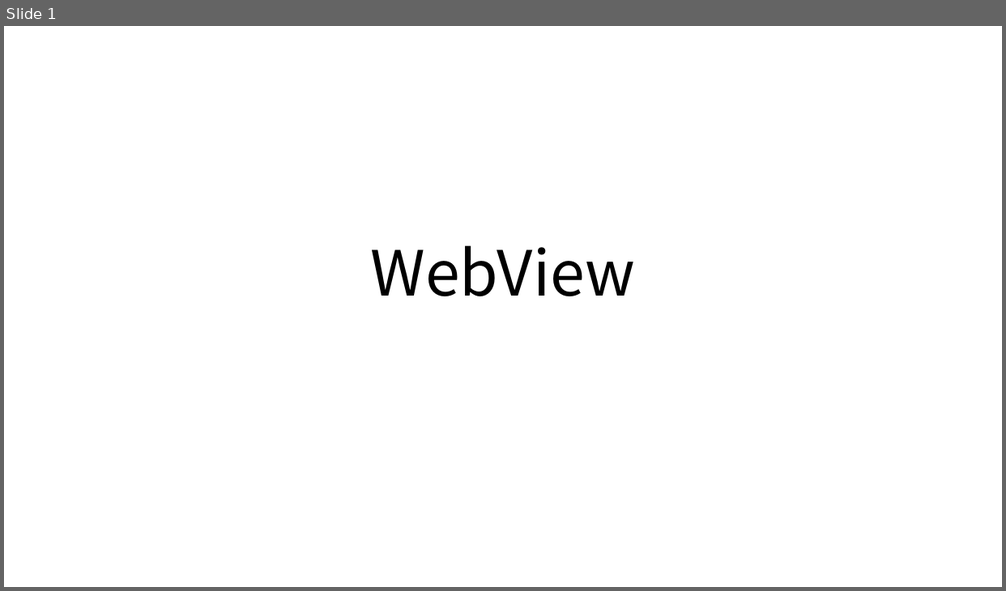
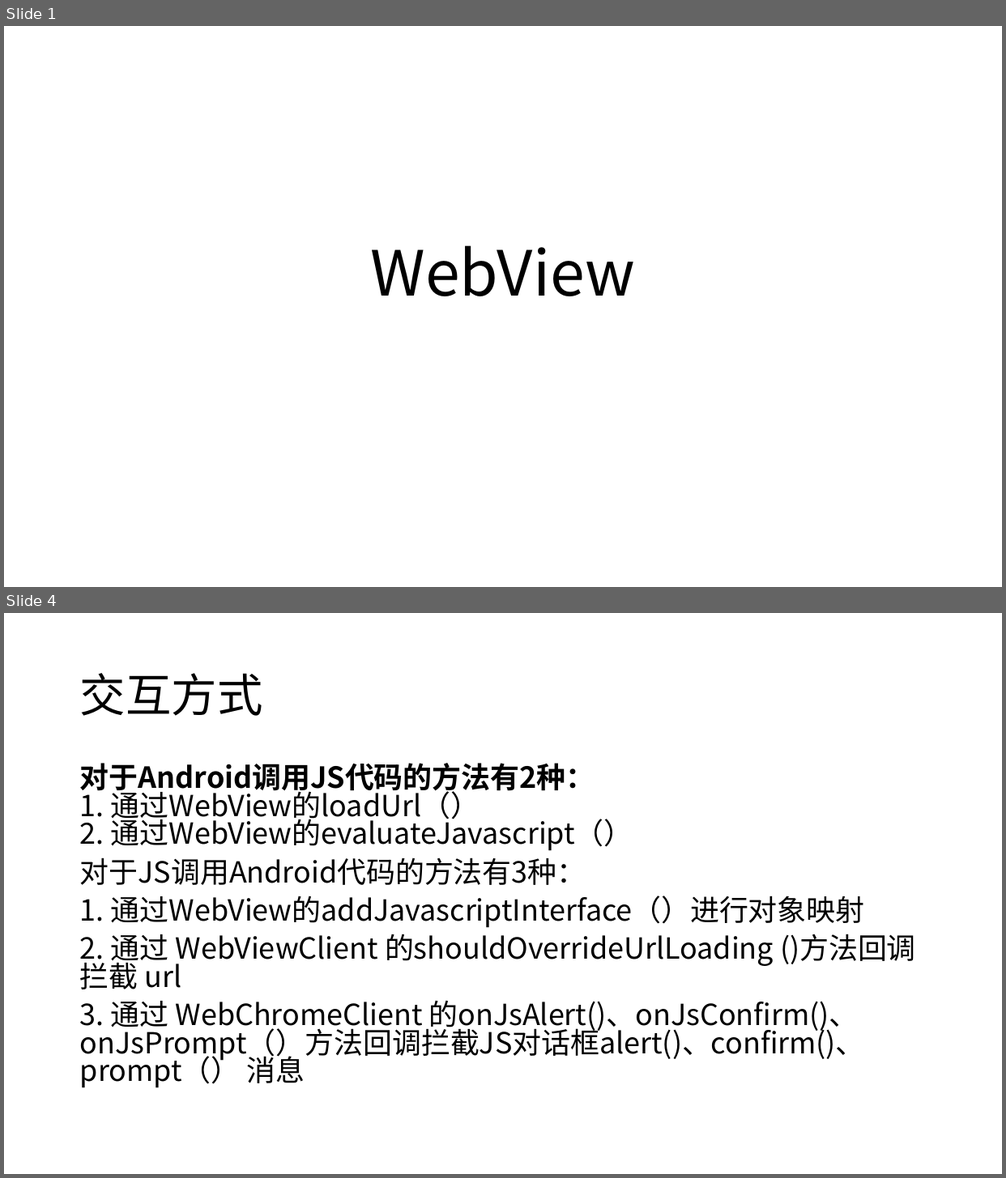
Before and after one commit to zxf2871/share, a slide deck: webview讲解.pptx. Shown one above the other, each under a label of ours: slide 1 before the commit, slides 1 and 4 after it; the slides between them are not shown. The pictures are 1006x591 and 1006x1178 pixels, drawn with LibreOffice and Linux fonts; fonts in the diff are those of the drawing. Boxes give left, top, right and bottom in pixels: in the first picture for what was removed or moved away, otherwise in the second. Text is boxed around its words. In the diff, an @@ line names an element or a change of style, - is before the commit and + after.

```diff
--- a/webview讲解.pptx
+++ b/webview讲解.pptx
@@ slide 4 added at [4, 613, 1002, 1174], background #FFFFFF @@
@@ title added at [80, 673, 263, 716], 44 pt, text #000000 @@
+交互方式
@@ text added at [80, 763, 916, 1088], 28 pt, text #000000 @@
+对于Android调用JS代码的方法有2种：
+1. 通过WebView的loadUrl（）
+2. 通过WebView的evaluateJavascript（）
+对于JS调用Android代码的方法有3种：
+1. 通过WebView的addJavascriptInterface（）进行对象映射
+2. 通过 WebViewClient 的shouldOverrideUrlLoading ()方法回调拦截 url
+3. 通过 WebChromeClient 的onJsAlert()、onJsConfirm()、onJsPrompt（）方法回调拦截JS对话框alert()、confirm()、prompt（） 消息
```
Also in this commit, not shown: 2 other slides added.
